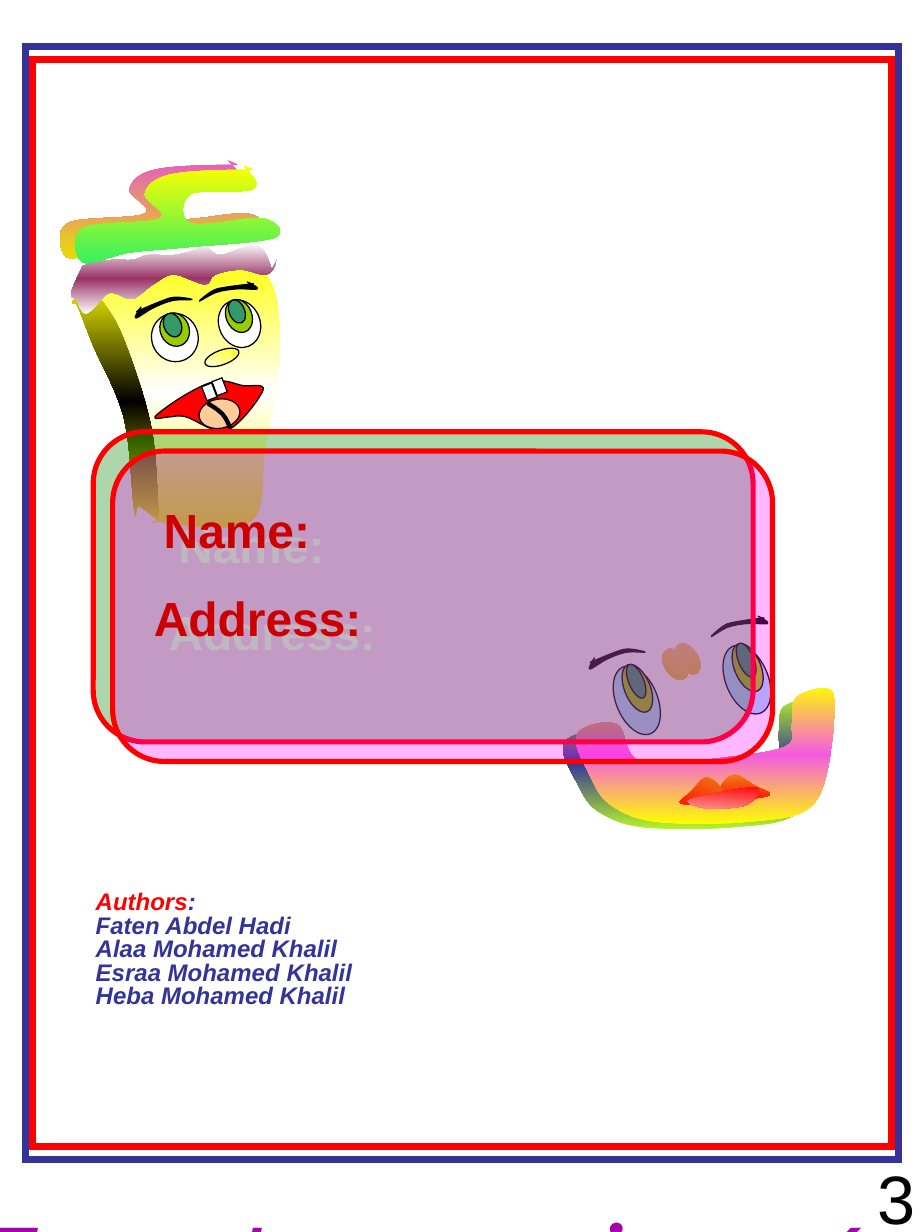
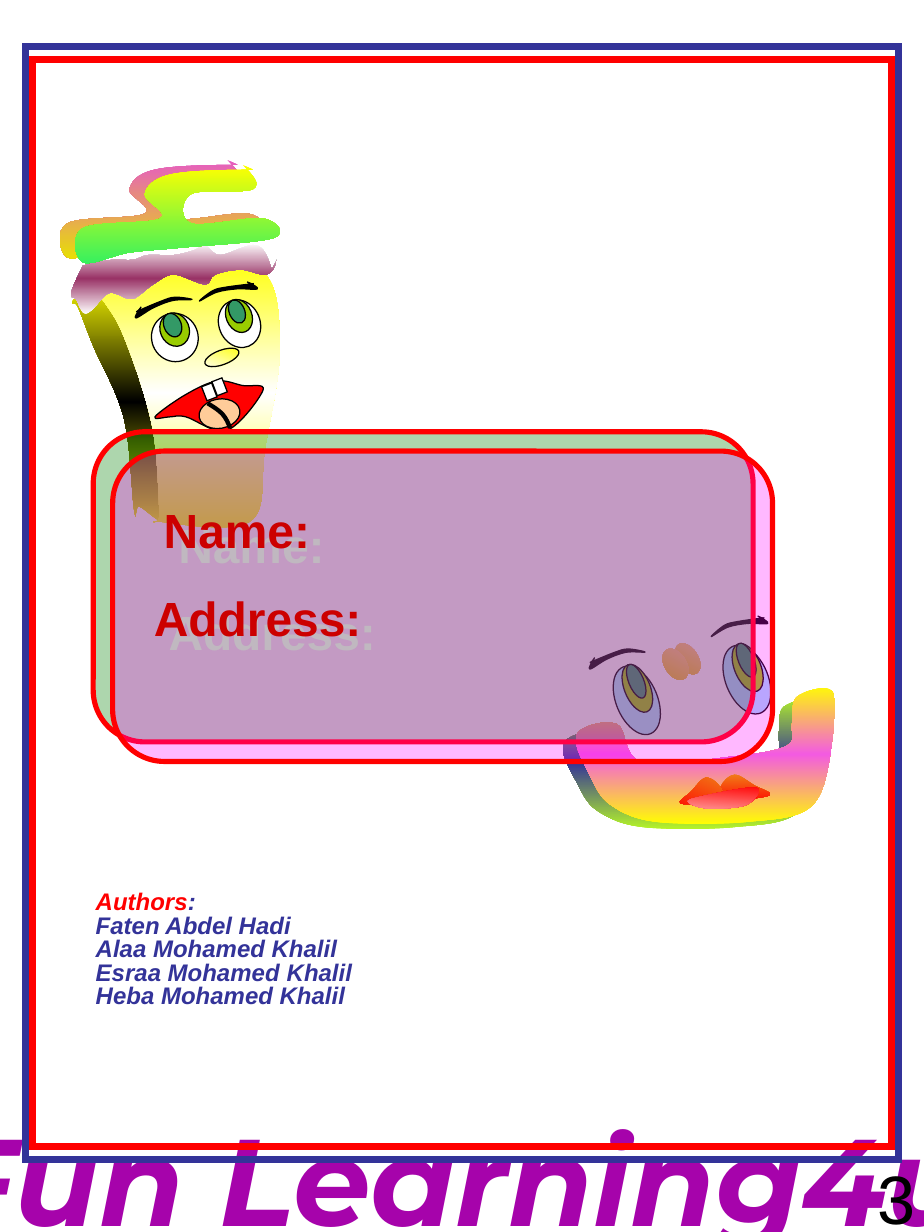
Before and after one commit to mmkhalil2002/AI, a slide deck: slide 3 of funlearning4u/nonAI/books/arabic-book1-v11-1-long.ppt. Drawn at 924x1232 pixels with LibreOffice and Linux fonts; fonts in the diff are those of the drawing. Boxes give left, top, right and bottom in pixels: in the first picture for what was removed or moved away, otherwise in the second. Text is boxed around its words. In the diff, an @@ line names an element or a change of style, - is before the commit and + after.

```diff
--- a/funlearning4u/nonAI/books/arabic-book1-v11-1-long.ppt
+++ b/funlearning4u/nonAI/books/arabic-book1-v11-1-long.ppt
@@ freeform shape at (80,253,281,533): outline redrawn @@
@@ text "Fun Learning4u" at (0,1107,924,1232): bold on; alignment left to centre; line spacing 1 to 0.3 @@
@@ page number rewrapped from (877,1176,915,1225) to (877,1169,915,1232) @@
```
Also in this commit, not shown: 37 other slides changed, 23 other files.
